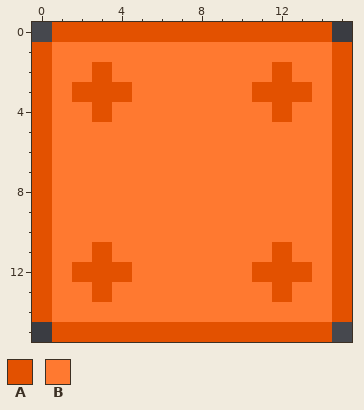
Pixel-art file, stored at Project/Assets/Art/OrangeBox.aseprite. That is the earlier state.
16x16 pixels, 1 frame.
Palette (. is transparent): A #e35100  B #ff7930
Pixels before, first column x 0:
 0 .AAAAAAAAAAAAAA.
 1 ABBBBBBBBBBBBBBA
 2 ABBABBBBBBBBABBA
 3 ABAAABBBBBBAAABA
 4 ABBABBBBBBBBABBA
 5 ABBBBBBBBBBBBBBA
 6 ABBBBBBBBBBBBBBA
 7 ABBBBBBBBBBBBBBA
 8 ABBBBBBBBBBBBBBA
 9 ABBBBBBBBBBBBBBA
10 ABBBBBBBBBBBBBBA
11 ABBABBBBBBBBABBA
12 ABAAABBBBBBAAABA
13 ABBABBBBBBBBABBA
14 ABBBBBBBBBBBBBBA
15 .AAAAAAAAAAAAAA.
The result:
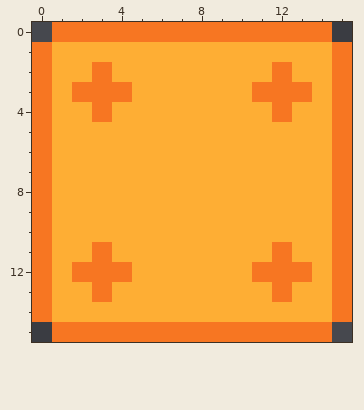
What changed:
colour A: #e35100 -> #f77622
colour B: #ff7930 -> #feae34
Pixel boxes of the changes (left, top, right, bottom) in both pictures:
changed: (32, 22, 352, 342)
